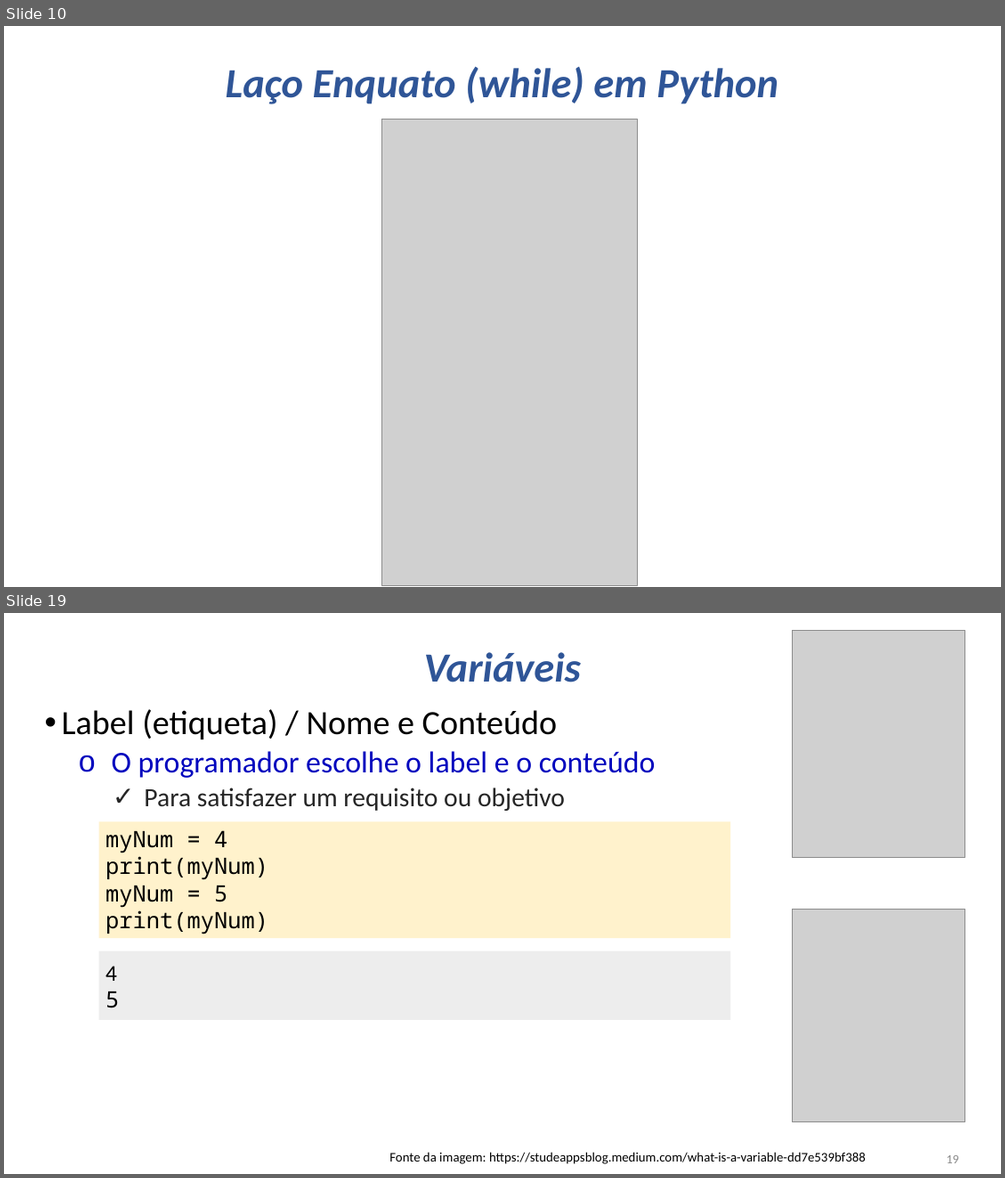
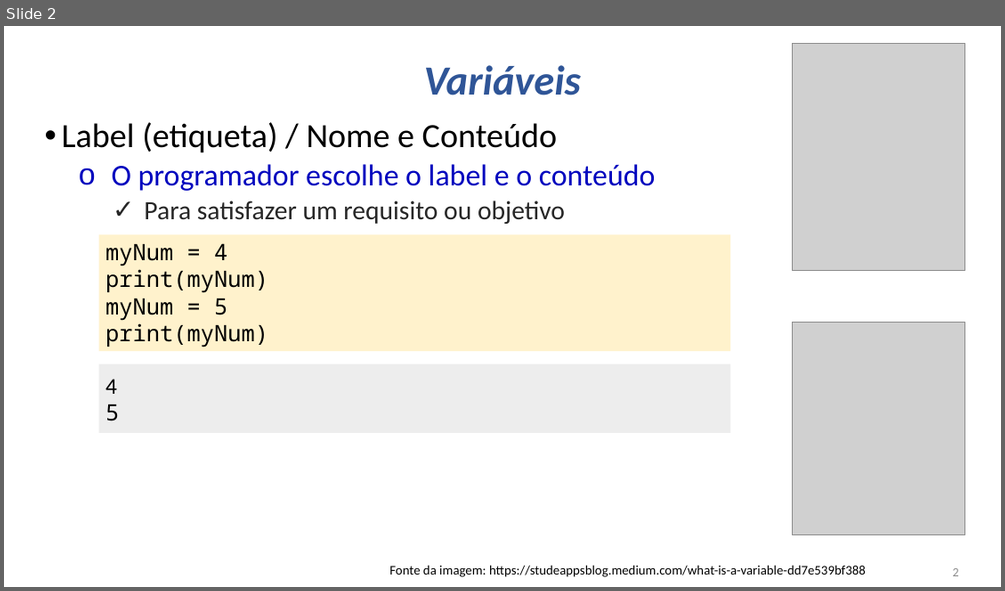
Before and after one commit to alexlopespereira/idp_mestrado, a slide deck: Aulas/Aula2/Aula02_Python_Parte1.pptx. Shown one above the other, each under a label of ours: slides 10 and 19 before the commit, slide 2 after it; the slides between them are not shown. The pictures are 1005x1178 and 1005x591 pixels, drawn with LibreOffice and Linux fonts; fonts in the diff are those of the drawing; grey boxes stand for pictures. Boxes give left, top, right and bottom in pixels: in the first picture for what was removed or moved away, otherwise in the second. Text is boxed around its words. In the diff, an @@ line names an element or a change of style, - is before the commit and + after.

```diff
--- a/Aulas/Aula2/Aula02_Python_Parte1.pptx
+++ b/Aulas/Aula2/Aula02_Python_Parte1.pptx
@@ slide 10 removed at [4, 26, 1001, 587], background #FFFFFF @@
@@ title removed at [226, 66, 778, 104] @@
-Laço Enquato (while) em Python
@@ picture removed at [381, 119, 637, 586] @@
@@ what was slide 19 is now slide 2 @@
@@ page number at [953, 568, 959, 576]: text changed @@
-19
+2
```
Also in this commit, not shown: 1 slide changed, 16 other slides removed.
